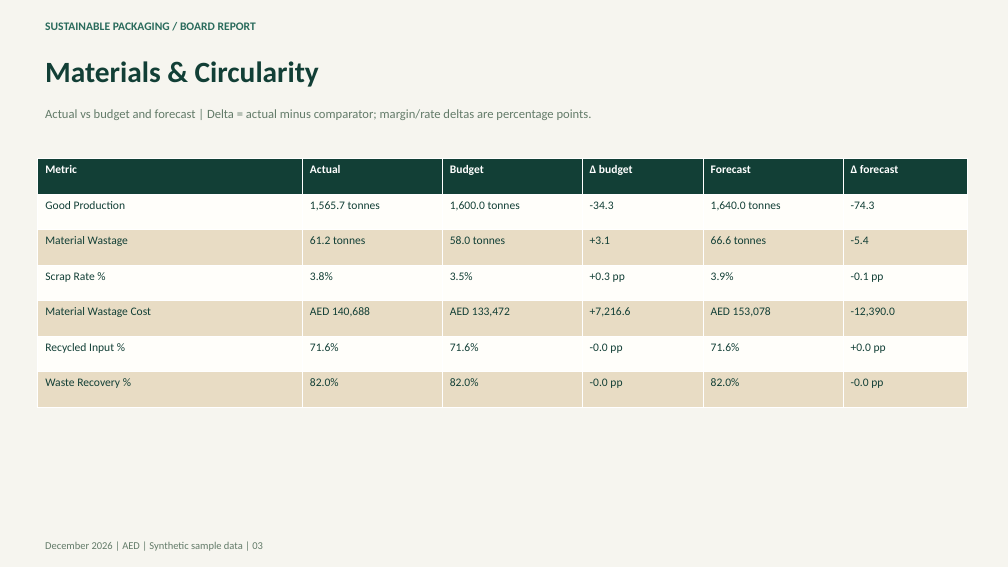
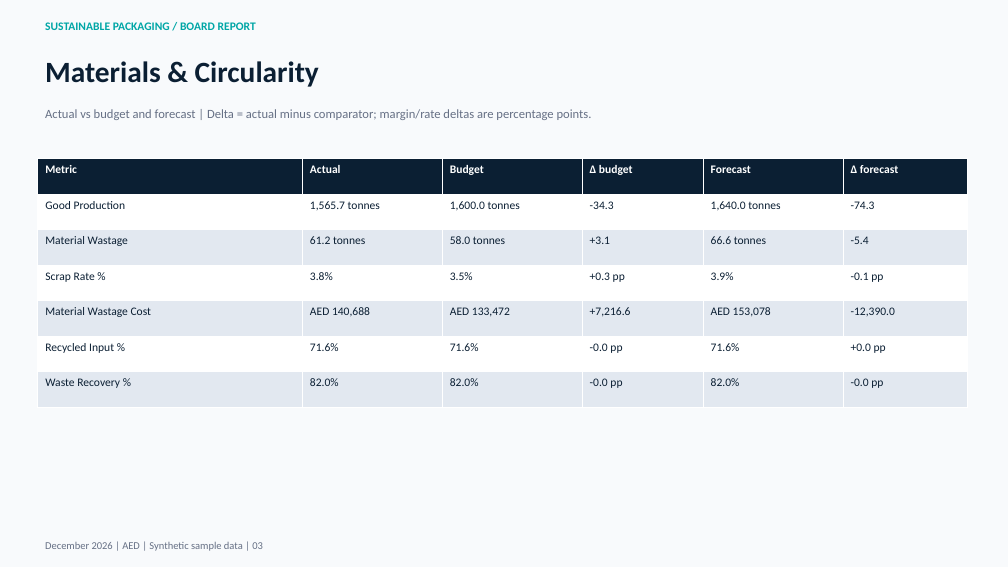
Before and after one commit to mikespence1/finance-intelligence-visual, a slide deck: slide 3 of finance-intelligence/examples/sustainable_packaging_board_2026-12.pptx. Drawn at 1008x567 pixels with LibreOffice and Linux fonts; fonts in the diff are those of the drawing. Boxes give left, top, right and bottom in pixels: in the first picture for what was removed or moved away, otherwise in the second. Text is boxed around its words. In the diff, an @@ line names an element or a change of style, - is before the commit and + after.

Commit message:
Apply DataPillars brand colours across dashboard and board packs

```diff
--- a/finance-intelligence/examples/sustainable_packaging_board_2026-12.pptx
+++ b/finance-intelligence/examples/sustainable_packaging_board_2026-12.pptx
@@ background #F6F5EF to #F8FAFC @@
@@ text "SUSTAINABLE PACKAGING / BOARD REPORT" at [45, 22, 256, 30]: text colour #2A6B5C to #00A6A6 @@
@@ text "Materials & Circularity" at [45, 61, 319, 87]: text colour #123F36 to #0B1F33 @@
@@ text "Actual vs budget and forecast ..." at [45, 109, 592, 120]: text colour #637B69 to #667085 @@
@@ table at [38, 159, 968, 408] @@
@@ fill #123F36 to #0B1F33 in row 1 @@
@@ fill #FFFEFA to #FFFFFF in 18 cells @@
@@ fill #E8DCC4 to #E2E8F0 in 18 cells @@
@@ text colour #123F36 to #0B1F33 in "Good Production", "1,565.7 tonnes", "1,600.0 tonnes", "-34.3" and 32 more places @@
@@ text "December 2026 | AED | ..." at [45, 542, 263, 551]: text colour #637B69 to #667085 @@
```
Also in this commit, not shown: 10 other slides changed, 8 other files.
